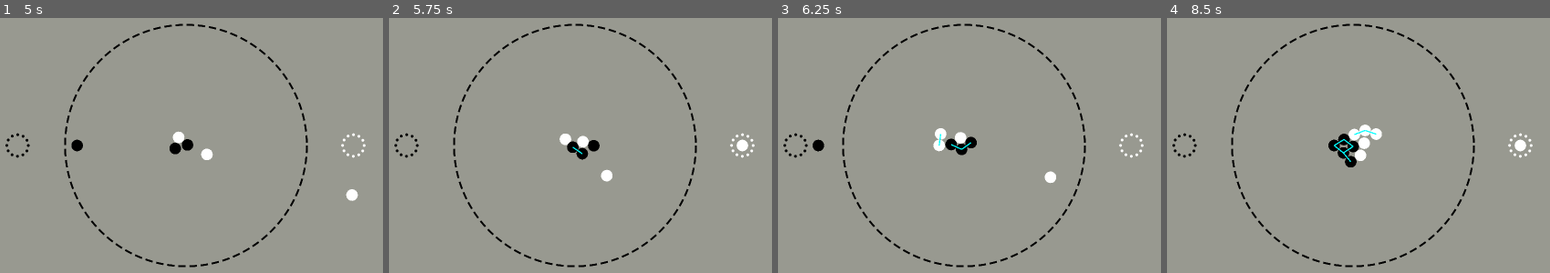
Above: before the commit, frames 1-4 (left to right).
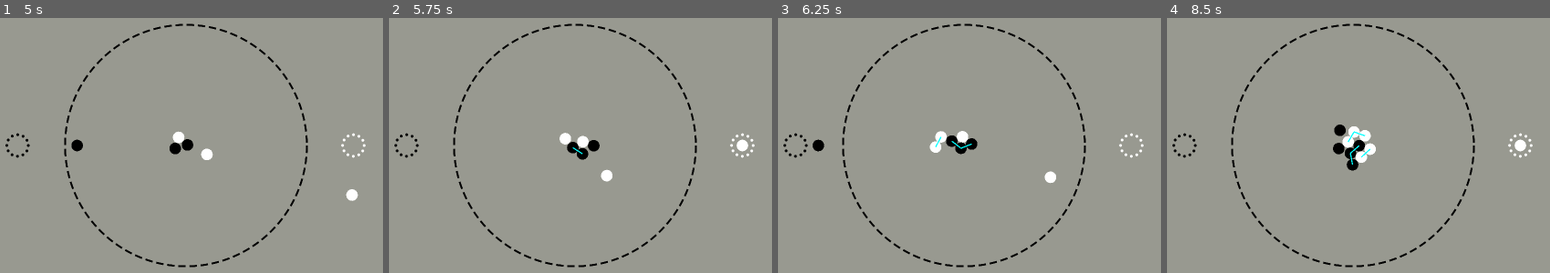
Above: after the commit, the same moments.

Repository: aeriab/Orbital_Go
Game: Godot game, scene res://game.tscn
Same seed, same stepped clock (60 frames per second), same inputs: the game is played once before the commit and once after it.
Inputs (mouse positions are in pixels of both pictures, inside the frame that each line leads up to):
- Up to frame 1 (5 s): tap Enter at 0.5 s; move the mouse to (344, 125) at 0.52 s; press the mouse at (344, 125) at 0.53 s; tap Space at 1.25 s; move the mouse to (38, 165) at 1.27 s; release the mouse at (38, 165) at 1.28 s; click (38, 165) at 1.35 s; move the mouse to (260, 56) at 2.02 s; press the mouse at (260, 56) at 2.03 s; move the mouse to (149, 227) at 2.77 s; release the mouse at (149, 227) at 2.78 s; click (149, 227) at 2.85 s; move the mouse to (outside the picture) at 3.52 s; press the mouse at (outside the picture) at 3.53 s; move the mouse to (outside the picture) at 4.27 s; release the mouse at (outside the picture) at 4.28 s; click (outside the picture) at 4.35 s
- Up to frame 2 (5.75 s): move the mouse to (611, 145) at 5.02 s; press the mouse at (611, 145) at 5.03 s
- Up to frame 3 (6.25 s): move the mouse to (854, 43) at 5.77 s; release the mouse at (854, 43) at 5.78 s; click (854, 43) at 5.85 s
- Up to frame 4 (8.5 s): move the mouse to (1511, 125) at 6.52 s; press the mouse at (1511, 125) at 6.53 s; move the mouse to (1205, 165) at 7.27 s; release the mouse at (1205, 165) at 7.28 s; click (1205, 165) at 7.35 s; move the mouse to (1427, 56) at 8.02 s; press the mouse at (1427, 56) at 8.03 s

Frame 1 is identical in both runs. In frame 2, less than 0.1% of the frame differs, in the area x 44-53%, y 45-56%; in frame 3, 0.5%; in frame 4, 1.2%, in the area x 42-57%, y 41-60%.
Error after the commit: Cannot call method 'clear_points' on a null value. (res://trajectory_trace_handler.gd:8)

Commit message:
Modifying the trace hander, dont test

Diff:
--- a/ball_piece/ball_piece.gd
+++ b/ball_piece/ball_piece.gd
@@ -29,11 +29,11 @@
 
 
 
+func stone_acceleration() -> Vector2:
+	return global_position.direction_to(Vector2.ZERO) * Global.gravity * 100
+
 func _physics_process(_delta: float) -> void:
-	#var velocity_threshold = 1.0
-	var gravity_strength = 980
-
-	apply_central_force(global_position.direction_to(Vector2.ZERO) * gravity_strength)
+	apply_central_force(stone_acceleration())
 
 
 func _on_body_entered(body):
--- a/trajectory_trace_handler.gd
+++ b/trajectory_trace_handler.gd
@@ -1,6 +1,33 @@
 extends Node2D
+@export var trajectory_line: Line2D
 
+var time_step: float = 0.05
+var max_steps: int = 30
 
+func update_trajectory(start_position: Vector2, start_velocity: Vector2):
+	trajectory_line.clear_points()
 
-func update_trajectory(position: Vector2, velocity: Vector2) -> void:
-	pass
+	var pos = start_position
+	var vel = start_velocity
+
+	for i in max_steps:
+		trajectory_line.add_point(pos)
+
+		# Same force as your ball: direction toward origin * gravity * 100
+		# F = direction_to_center * Global.gravity * 100
+		# For a RigidBody2D with mass 1, acceleration = force
+		var accel = pos.direction_to(Vector2.ZERO) * Global.gravity * 100
+
+		# Euler integration
+		vel += accel * time_step
+		var next_pos = pos + vel * time_step
+
+		# Raycast to check for collisions
+		var query = PhysicsRayQueryParameters2D.create(pos, next_pos)
+		var collision = get_world_2d().direct_space_state.intersect_ray(query)
+
+		if collision:
+			trajectory_line.add_point(collision.position)
+			break
+
+		pos = next_pos
